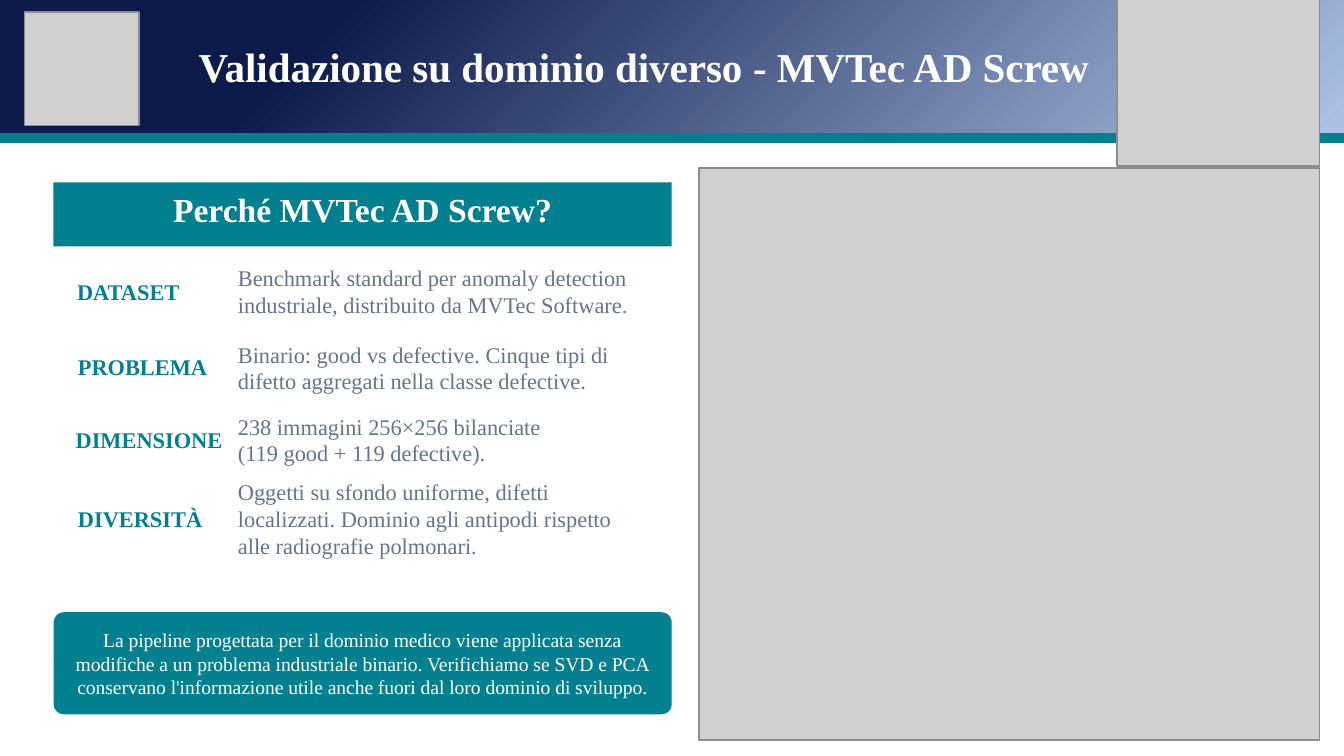
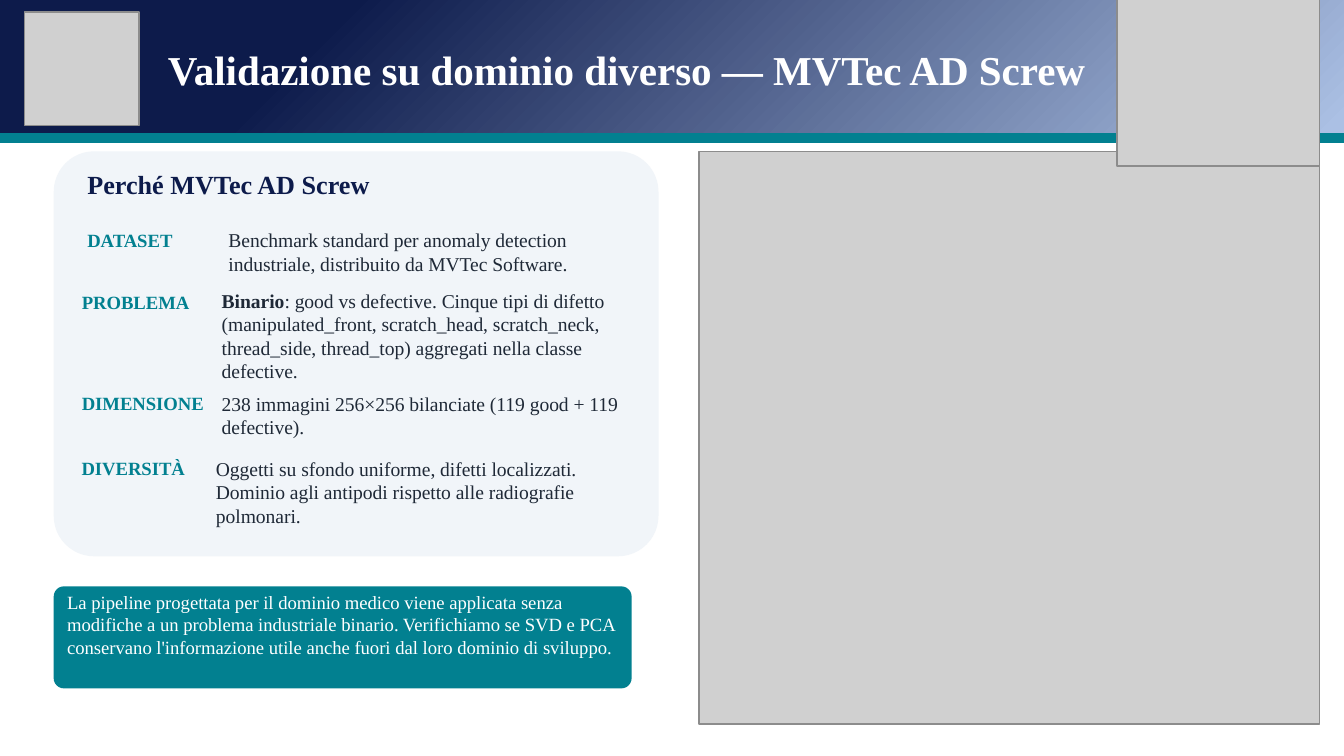
Before and after one commit to andreapatruno1/Image-Compression-and-Analysis, a slide deck: slide 18 of docs/SVD e PCA per l'analisi di immagini mediche.pptx. Drawn at 1344x756 pixels with LibreOffice and Linux fonts; fonts in the diff are those of the drawing; grey boxes stand for pictures. Boxes give left, top, right and bottom in pixels: in the first picture for what was removed or moved away, otherwise in the second. Text is boxed around its words. In the diff, an @@ line names an element or a change of style, - is before the commit and + after.

```diff
--- a/docs/SVD e PCA per l'analisi di immagini mediche.pptx
+++ b/docs/SVD e PCA per l'analisi di immagini mediche.pptx
@@ text at <box>168,56,1085,86</box>: text changed @@
-Validazione su dominio diverso - MVTec AD Screw
+Validazione su dominio diverso — MVTec AD Screw
@@ rounded rectangle added at <box>54,152,659,556</box>, fill #F1F5F9 @@
@@ text at <box>87,176,370,195</box>: text changed; size 18 to 14 pt; text colour #FFFFFF to #0D1B4B @@
-Perché MVTec AD Screw?
+Perché MVTec AD Screw
@@ text "Perché MVTec AD Screw": place and size @@
-text "Perché MVTec AD Screw" at <box>54,183,672,247</box>
+text "Perché MVTec AD Screw" at <box>87,176,370,195</box>
@@ text "Perché MVTec AD Screw" at <box>87,176,370,195</box>: fill #028090 to none @@
@@ picture: place and size @@
-picture at <box>699,168,1320,741</box>
+picture at <box>699,152,1320,724</box>
@@ rectangle removed at <box>54,210,672,578</box> @@
@@ size 12 to 10 pt; vertical alignment middle to top in 4 elements at <box>82,397,204,411</box>, <box>82,461,185,476</box>, <box>82,296,190,309</box>, <box>87,234,172,247</box> @@
@@ text "DATASET": place and size @@
-text "DATASET" at <box>77,285,179,301</box>
+text "DATASET" at <box>87,234,172,247</box>
@@ text "Benchmark standard per anomaly detection ...": place and size @@
-text "Benchmark standard per anomaly detection ..." at <box>238,270,627,316</box>
+text "Benchmark standard per anomaly detection ..." at <box>228,233,567,274</box>
@@ text "PROBLEMA": place and size @@
-text "PROBLEMA" at <box>78,360,207,376</box>
+text "PROBLEMA" at <box>82,296,190,309</box>
@@ text at <box>222,294,605,378</box>: text changed; size 12 to 10.5 pt; text colour #64748B to #1F2937 @@
-Binario: good vs defective. Cinque tipi di difetto aggregati nella classe defective.
+Binario: good vs defective. Cinque tipi di difetto (manipulated_front, scratch_head, scratch_neck, thread_side, thread_top) aggregati nella classe defective.
@@ text "Binario: good vs defective. Cinque ..." at <box>222,294,605,378</box>: vertical alignment middle to top @@
@@ text "DIMENSIONE": place and size @@
-text "DIMENSIONE" at <box>76,433,223,449</box>
+text "DIMENSIONE" at <box>82,397,204,411</box>
@@ size 12 to 10.5 pt, text colour #64748B to #1F2937; vertical alignment middle to top in 3 elements at <box>228,233,567,274</box>, <box>216,462,577,527</box>, <box>222,397,618,438</box> @@
@@ text "238 immagini 256×256 bilanciate (119 ...": place and size @@
-text "238 immagini 256×256 bilanciate (119 ..." at <box>238,419,541,466</box>
+text "238 immagini 256×256 bilanciate (119 ..." at <box>222,397,618,438</box>
@@ text "DIVERSITÀ": place and size @@
-text "DIVERSITÀ" at <box>78,510,202,528</box>
+text "DIVERSITÀ" at <box>82,461,185,476</box>
@@ text "Oggetti su sfondo uniforme, difetti ...": place and size @@
-text "Oggetti su sfondo uniforme, difetti ..." at <box>238,484,611,559</box>
+text "Oggetti su sfondo uniforme, difetti ..." at <box>216,462,577,527</box>
@@ rounded rectangle: place and size @@
-rounded rectangle at <box>54,613,672,715</box>
+rounded rectangle at <box>54,586,632,688</box>
@@ text "La pipeline progettata per il ...": place and size @@
-text "La pipeline progettata per il ..." at <box>76,633,650,699</box>
+text "La pipeline progettata per il ..." at <box>67,596,616,658</box>
@@ text "La pipeline progettata per il ..." at <box>67,596,616,658</box>: size 10.5 to 10 pt; alignment centre to left @@
```
Also in this commit, not shown: 10 other slides changed, 2 other files.
